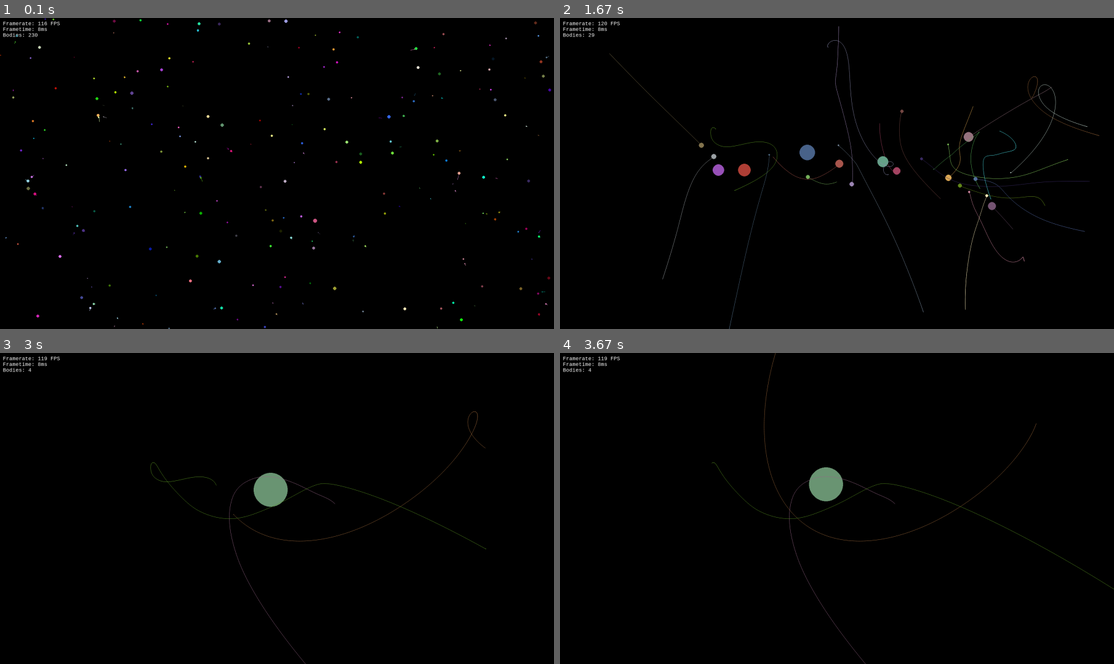
Above: before the commit, frames 1-4 (two rows, left to right).
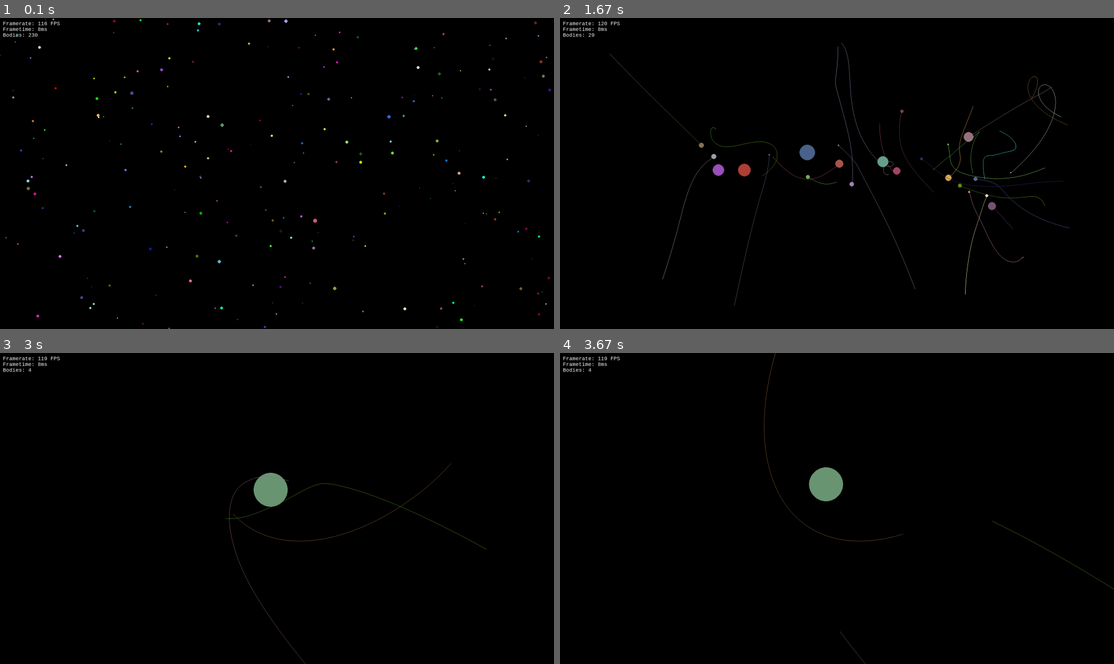
Above: after the commit, the same moments.

Repository: aydanthompson/gravity-simulator-pygame
Game: pygame game, started from main.py
Two runs of this game, one before a commit and one after it. Both use one fixed random seed, a clock stepped at 60 frames per second and the inputs below.
Inputs:
- Up to frame 1 (0.1 s): no input
- Up to frame 2 (1.67 s): no input
- Up to frame 3 (3 s): tap Enter every 0.33 s from 1.83 to 2.83 s
- Up to frame 4 (3.67 s): tap Enter at 3.17, 3.5 s

The runs differ from the first frame. In frame 1, less than 0.1% of the frame differs, in the area x 0-100%, y 0-100%; in frame 2, 0.1%; in frame 3, 0.1%; in frame 4, 0.3%, in the area x 27-86%, y 22-90%.

Commit message:
Trail length is now dependant on framerate

Diff:
--- a/main.py
+++ b/main.py
@@ -124,11 +124,11 @@
         # Reset trail.
         self.trail = []
 
-    def update_trail(self):
+    def update_trail(self, framerate):
         """Adds the current position to the trail and removes the oldest position from
         the trail if the number of points in the trail is too high.
         """
-        trail_max = 2**8
+        trail_max = framerate
 
         self.trail.append((self.position_x, self.position_y))
 
@@ -234,7 +234,7 @@
         for body in bodies:
             # Update the position and trail.
             body.update_position(timestep=timestep)
-            body.update_trail()
+            body.update_trail(framerate)
 
             # Draw the body and trail.
             pygame.draw.circle(
@@ -243,7 +243,7 @@
                 (body.position_x, body.position_y),
                 body.radius,
             )
-            if framerate > (framerate_max - 10) and len(body.trail) > 2:
+            if len(body.trail) > 2:
                 pygame.draw.aalines(
                     window,
                     body.color,
